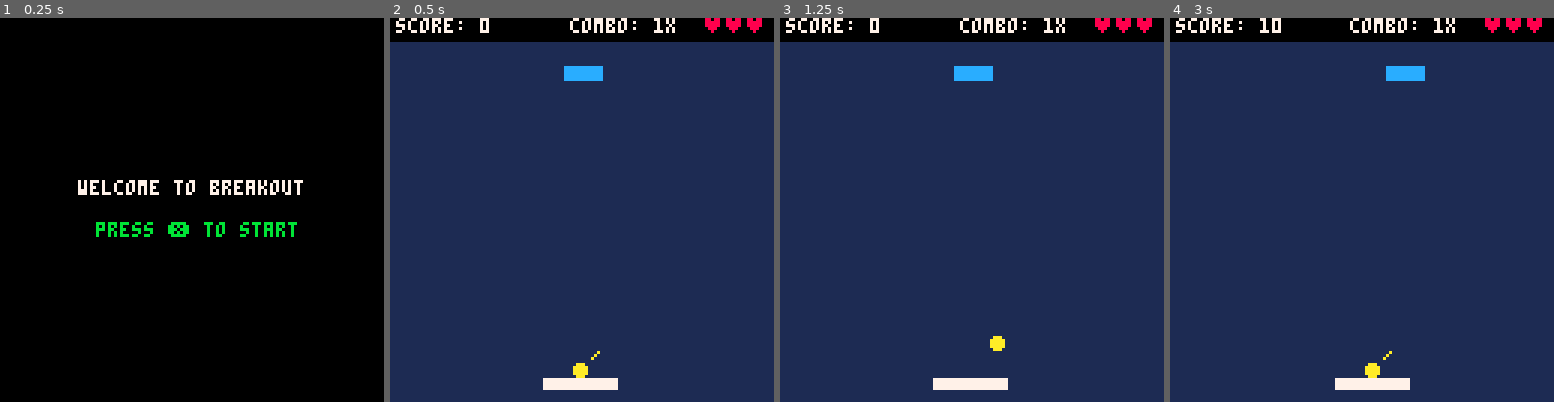
Above: before the commit, frames 1-4 (left to right).
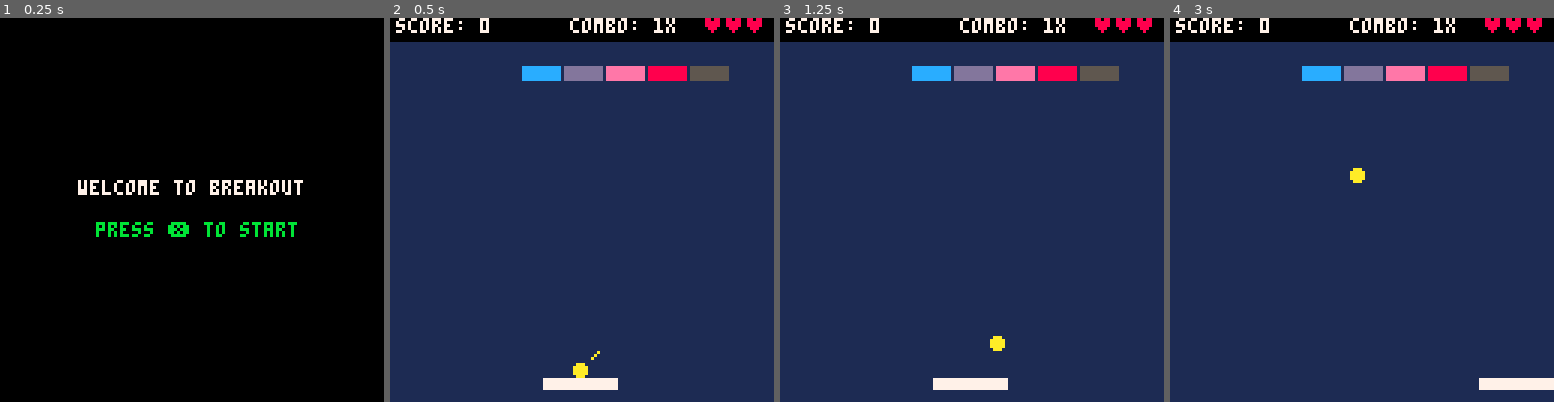
Above: after the commit, the same moments.

Repository: amcolash/pico-8
Game: PICO-8 cartridge breakout.p8
Two runs of this game, one before a commit and one after it. Both use one fixed random seed, a clock stepped at 60 frames per second and the inputs below.
Inputs:
- Up to frame 1 (0.25 s): no input
- Up to frame 2 (0.5 s): tap X (X key) at 0.33 s
- Up to frame 3 (1.25 s): tap O (Z key) at 0.7 s; tap X (X key) at 1.07 s
- Up to frame 4 (3 s): hold Right 1.6-2.1 s; tap O (Z key) every 0.4 s from 1.7 to 2.9 s; tap X (X key) at 1.85, 2.97 s; hold Right from 2.47 s (still down)

Frame 1 is identical in both runs. In frame 2, 2.0% of the frame differs, in the area x 34-89%, y 12-17%; in frame 3, 2.0%; in frame 4, 3.6%, in the area x 23-100%, y 0-97%.

Commit message:
Add in brick status, multi health, exploding (not done) and invincible

Diff:
--- a/breakout.p8
+++ b/breakout.p8
@@ -263,7 +263,7 @@
 
 	-- for each brick...
 	for i=1,num_bricks do
-		if brick_v[i] and	ball_collide(brick_x[i],brick_y[i],brick_w,brick_h) then
+		if brick_s[i]>0 and	ball_collide(brick_x[i],brick_y[i],brick_w,brick_h) then
 			-- brick was hit, now figure
 			-- out if we need to bounce
 			-- and in what direction
@@ -369,10 +369,9 @@
 
 	brick_x={}
 	brick_y={}
-	brick_v={}
+	brick_s={}
 	brick_w=12
 	brick_h=4
-	brick_c=12
 
 	local level=generate_level(levels[level])
 	i=0
@@ -381,7 +380,7 @@
 			i+=1
 			add(brick_x,2+(x-1)*(brick_w+2))
 			add(brick_y,10+(6*y))
-			add(brick_v,sub(level,i,i)=="b")
+			add(brick_s,get_brick_status(sub(level,i,i)))
 		end
 	end
 end
@@ -393,21 +392,55 @@
 	end
 end
 
+-- status/health for brick type
+function get_brick_status(t)
+	if t=="e" then return 0
+	-- 2 hit
+	elseif t=="n" then return 2
+	-- 3 hit
+	elseif t=="m" then return 3
+	-- exploding
+	elseif t=="x" then return 8
+	-- invincible
+	elseif t=="i" then return 9
+	-- normal
+	else return 1 end
+end
+
+-- get color of brick based on
+-- brick status
+function get_brick_color(s)
+	if s==8 then return 8
+	elseif s==9 then return 5
+	else return level_color[level]+s-1 end
+end
+
 -- when a brick is hit, play
 -- a sound, increment combo and
 -- increase score
 function brick_hit(i)
-	brick_v[i]=false
-	score += 10*combo
-	sfx(min(combo-1,6) + 3)
-	combo += 1
+	local status=brick_s[i]
+	if status > 0 then
+		if status==8 then
+			--explode
+			sfx(10)
+		elseif status==9 then
+			--invincible
+			sfx(11)
+		else
+			brick_s[i]-=1
+			score += 10*combo
+			sfx(min(combo-1,6) + 3)
+			combo += 1
+		end
+	end
 end
 
 -- let the magic happen
 function draw_bricks()
 	for i=1,num_bricks do
-		if brick_v[i] then
-			rectfill(brick_x[i],brick_y[i],brick_x[i]+brick_w,brick_y[i]+brick_h,brick_c)
+		if brick_s[i]>0 then
+			rectfill(brick_x[i],brick_y[i],brick_x[i]+brick_w,brick_y[i]+brick_h,get_brick_color(brick_s[i]))
 		end
 	end
 end
@@ -418,23 +451,25 @@
 -- string where different chars
 -- mean different things
 
--- b -> block
+-- b -> normal block
+-- n -> 2 health block
+-- m -> 3 health block
+-- i -> invincible block
+-- x -> exploding
 -- e -> empty
 -- / -> e's to end of row
--- x -> fill rest with e's
+-- z -> fill rest with e's
 -- number -> fill based on prev
 
 -- i.e "b5/" -> 5 blocks, 4 empty, repeated each row
 -- "b2e2x" -> 2 blocks, 2 empty, rest of level empty
 
-l1="e4bx"
-l2="e5bx"
-l3="e4bx"
-l4="e5bx"
+l1="e3bnmxiz"
 --l2="b3e3b3/b4e3b2/b5e3b/b6/b7/b8/"
 --l3="be"
 --l4="b2e2b2/"
-levels={l1,l2,l3,l4}
+levels={l1,l1,l1,l1}
+level_color={12,11,9,14}
 
 -- gnerate a level based on the
 -- syntax that is defined above
@@ -451,7 +486,7 @@
 	while counter < num_bricks do
 		for i=1,#lvl do
 			cur=sub(lvl,i,i)
-			if cur=="x" then
+			if cur=="z" then
 				while counter < num_bricks do
 					final = final.."e"
 					counter+=1
@@ -483,8 +518,8 @@
 
 -- check if all bricks are cleared
 function level_complete()
-	for i=1,#brick_v do
-		if brick_v[i] then return false end
+	for i=1,#brick_s do
+		if brick_s[i]>0 and brick_s[i]<8 then return false end
 	end
 	return true
 end
Not shown, changed: the sound effects (__sfx__) section of breakout.p8
